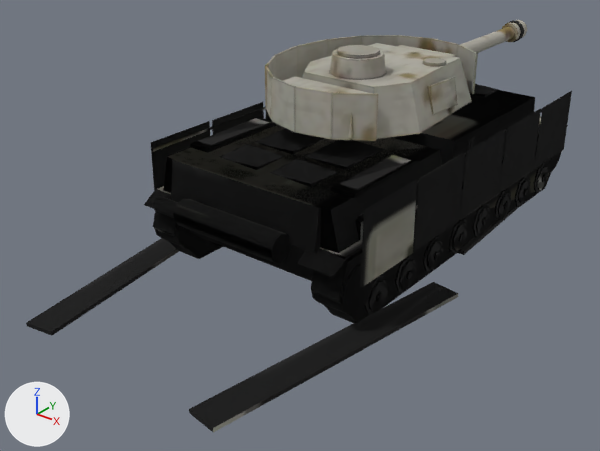
Two versions of the glTF model public/models/pz4gh_winter.glb, one commit apart.
Before and after are seen from a camera (50 mm lens) standing at (5.88, -9.13, 5.08) and looking at (-0.37, -1.31, 0.24). The lights are fixed; the arrows at lower left show +X, +Y and +Z. The picture after the commit comes second. Vertices at exactly the same position are counted once.

Objects in the first picture: 'hull_ok', 'hull_trackL', 'hull_trackR', 'turret_ok'.
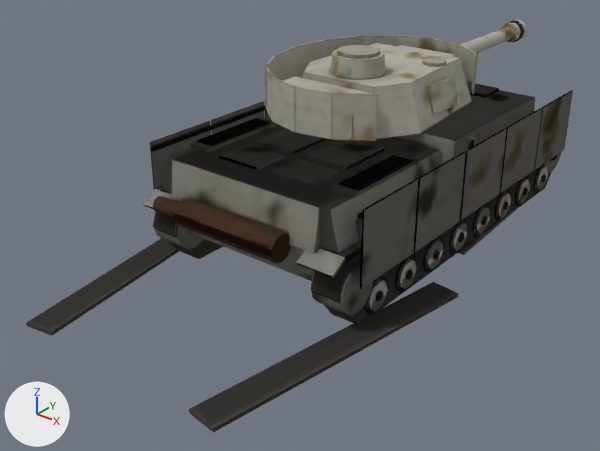
The change in detail:
Picture 'hull_trackR' (img_hull_trackr) is now built by load_image('hull_trackR', '_unpacked/hull_trackR', 1024, 1024, 'sRGB') instead of load_image('hull_trackR', '_unpacked/hull_trackR', 512, 512, 'sRGB').
Picture 'turret_ok' (img_turret_ok) is now built by load_image('turret_ok', '_unpacked/turret_ok', 1024, 1024, 'sRGB') instead of load_image('turret_ok', '_unpacked/turret_ok', 512, 512, 'sRGB').
me_pz4gh_hull_001 is used by ob_hull_ok; location (0.0, 0.0, 0.0).
me_pz4gh_hull_001 had 1416 vertices, 2298 faces and spanned x -1.59..1.59, y -3.19..3.09, z 0.0..1.66.
me_pz4gh_hull_001 now has 1912 vertices, 3320 faces and spans x -1.6..1.6, y -3.19..3.09, z 0.0..1.66.
me_pz4gh_hull_001 part 1: 44 vertices moved from x -1.52..1.52, y -1.63..2.43, z 0.02..1.5 to x -1.51..1.51, y -1.58..2.45, z 0.04..1.46; 376 vertices removed from x -1.57..1.57, y -3.04..3.08, z 0.02..1.64; 820 vertices added at x -1.57..1.57, y -3.05..3.09, z 0.02..1.66.
me_pz4gh_hull_001 part 2: 207 kept faces spanning x -1.51..1.51, y -3.13..2.92, z 0.0..1.62 get new texture (UV) coordinates.
Other edits to the shape of me_pz4gh_hull_001 do not show in these pictures.
me_pz4gh_hull_003 is used by ob_hull_trackl; location (0.0, 0.0, 0.0).
me_pz4gh_hull_003 had 1418 vertices, 2298 faces and spanned x -2.01..1.59, y -4.86..3.09, z 0.0..1.66.
me_pz4gh_hull_003 now has 1916 vertices, 3324 faces and spans x -2.01..1.6, y -4.86..3.09, z 0.0..1.66.
me_pz4gh_hull_003 part 3: 200 kept faces spanning x -2.01..1.51, y -4.86..2.92, z 0.0..1.62 get new texture (UV) coordinates.
Edits to the shape of me_pz4gh_hull_003 do not show in these pictures.
me_pz4gh_hull_005 is used by ob_hull_trackr; location (0.0, 0.0, 0.0).
me_pz4gh_hull_005 had 1418 vertices, 2298 faces and spanned x -1.59..2.01, y -4.86..3.09, z 0.0..1.66.
me_pz4gh_hull_005 now has 1916 vertices, 3324 faces and spans x -1.6..2.01, y -4.86..3.09, z 0.0..1.66.
me_pz4gh_hull_005 part 4: a new loose piece, a box spanning x -1.603..-1.577, y -2.73..-1.69, z 0.62..1.54, in mat_hull_trackr (picture img_hull_trackr).
me_pz4gh_hull_005 part 5: a new loose piece, a box spanning x -1.603..-1.577, y -1.65..-0.61, z 0.62..1.54, in mat_hull_trackr (picture img_hull_trackr).
me_pz4gh_hull_005 part 6: a new loose piece, a box spanning x 1.577..1.603, y -2.73..-1.69, z 0.62..1.54, in mat_hull_trackr (picture img_hull_trackr).
me_pz4gh_hull_005 part 7: a new loose piece, a box spanning x 1.577..1.603, y -1.65..-0.61, z 0.62..1.54, in mat_hull_trackr (picture img_hull_trackr).
me_pz4gh_hull_005 part 8: a new loose piece, a box spanning x 1.577..1.603, y -0.57..0.47, z 0.62..1.54, in mat_hull_trackr (picture img_hull_trackr).
me_pz4gh_hull_005 part 9: a new loose piece, a box spanning x 1.577..1.603, y 0.51..1.55, z 0.62..1.54, in mat_hull_trackr (picture img_hull_trackr).
me_pz4gh_hull_005 part 10: a new loose piece, a box spanning x 1.577..1.603, y 1.59..2.63, z 0.62..1.54, in mat_hull_trackr (picture img_hull_trackr).
me_pz4gh_hull_005 part 11: 12 loose pieces with 52 vertices, spanning x -1.59..1.59, y -2.73..2.63, z 0.62..1.54, are deleted.
me_pz4gh_hull_005 part 12: 44 vertices moved from x -1.52..1.52, y -1.63..2.43, z 0.02..1.5 to x -1.51..1.51, y -1.58..2.45, z 0.04..1.46; 378 vertices removed from x -1.57..1.57, y -3.04..3.08, z 0.02..1.64; 824 vertices added at x -1.57..1.57, y -3.05..3.09, z 0.02..1.66.
me_pz4gh_hull_005 part 13: 200 kept faces spanning x -1.51..2.01, y -4.86..2.92, z 0.0..1.62 get new texture (UV) coordinates.
Other edits to the shape of me_pz4gh_hull_005 do not show in these pictures.

Boxes [x1, y1, x2, y2] around the edits, measured in the pictures (600 x 451 px):
'hull_trackR', surface changed, reshaped (lighter)
    before: [144, 84, 572, 432]
    after: [143, 84, 573, 432]
part 1 of me_pz4gh_hull_001, built on (mostly hidden)
    before: [153, 90, 568, 297]
part 2 of me_pz4gh_hull_001, surface changed
    before: [348, 141, 549, 262]
part 3 of me_pz4gh_hull_003, surface changed
    both: [26, 172, 551, 332]
part 4 of me_pz4gh_hull_005, added
    after: [150, 121, 211, 190]
part 5 of me_pz4gh_hull_005, added
    after: [211, 102, 264, 134]
part 6 of me_pz4gh_hull_005, added
    after: [360, 179, 418, 289]
part 7 of me_pz4gh_hull_005, added
    after: [414, 152, 466, 252]
part 8 of me_pz4gh_hull_005, added
    after: [460, 128, 507, 221]
part 9 of me_pz4gh_hull_005, added
    after: [499, 108, 542, 193]
part 10 of me_pz4gh_hull_005, added
    after: [534, 90, 573, 170]
part 11 of me_pz4gh_hull_005, deleted
    before: [151, 91, 572, 288]
part 12 of me_pz4gh_hull_005, built on
    before: [144, 84, 548, 315]
    after: [143, 84, 569, 315]
part 13 of me_pz4gh_hull_005, surface changed
    both: [153, 98, 535, 428]
